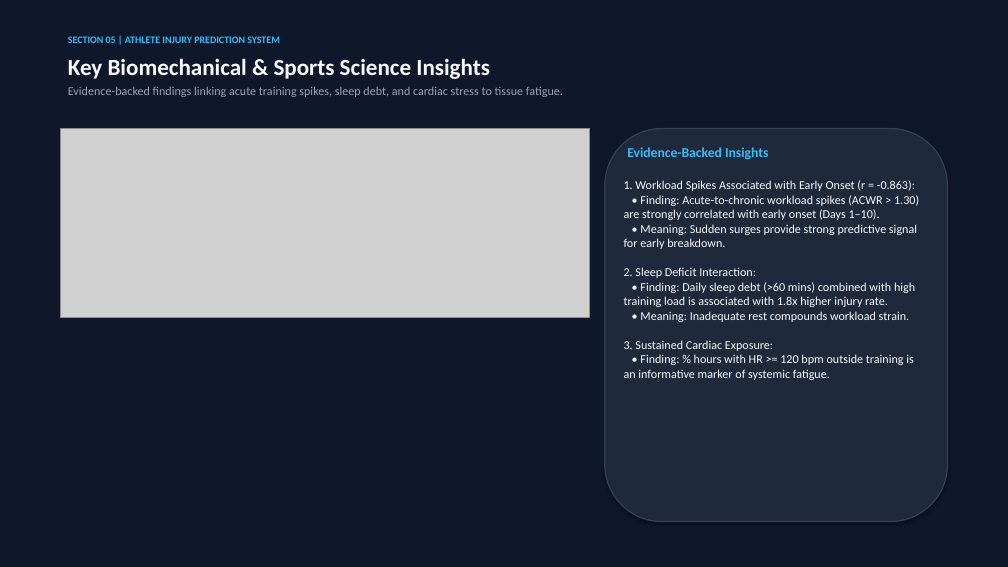
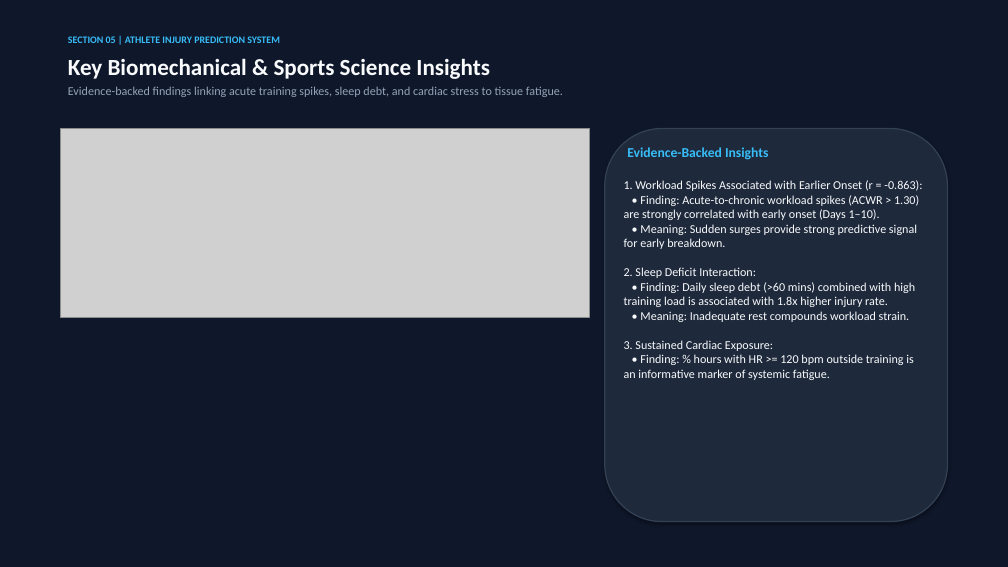
Before and after one commit to bhavya277/ML-Model-for-Athletes, a slide deck: slide 5 of Athlete_Injury_Prediction_Competition.pptx. Drawn at 1008x567 pixels with LibreOffice and Linux fonts; fonts in the diff are those of the drawing; grey boxes stand for pictures. Boxes give left, top, right and bottom in pixels: in the first picture for what was removed or moved away, otherwise in the second. Text is boxed around its words. In the diff, an @@ line names an element or a change of style, - is before the commit and + after.

```diff
--- a/Athlete_Injury_Prediction_Competition.pptx
+++ b/Athlete_Injury_Prediction_Competition.pptx
@@ text at (x1=624, y1=180, x2=922, y2=380): text changed @@
-1. Workload Spikes Associated with Early Onset (r = -0.863):
-• Finding: Acute-to-chronic workload spikes (ACWR > 1.30) are strongly correlated with early onset (Days 1–10).
-• Meaning: Sudden surges provide strong predictive signal for early breakdown.
-2. Sleep Deficit Interaction:
-• Finding: Daily sleep debt (>60 mins) combined with high training load is associated with 1.8x higher injury rate.
-• Meaning: Inadequate rest compounds workload strain.
-3. Sustained Cardiac Exposure:
-• Finding: % hours with HR >= 120 bpm outside training is an informative marker of systemic fatigue.
+1. Workload Spikes Associated with Earlier Onset (r = -0.863):
+• Finding: Acute-to-chronic workload spikes (ACWR > 1.30) are strongly correlated with early onset (Days 1–10).
+• Meaning: Sudden surges provide strong predictive signal for early breakdown.
+2. Sleep Deficit Interaction:
+• Finding: Daily sleep debt (>60 mins) combined with high training load is associated with 1.8x higher injury rate.
+• Meaning: Inadequate rest compounds workload strain.
+3. Sustained Cardiac Exposure:
+• Finding: % hours with HR >= 120 bpm outside training is an informative marker of systemic fatigue.
```
Also in this commit, not shown: 6 other slides changed, 10 other files.
